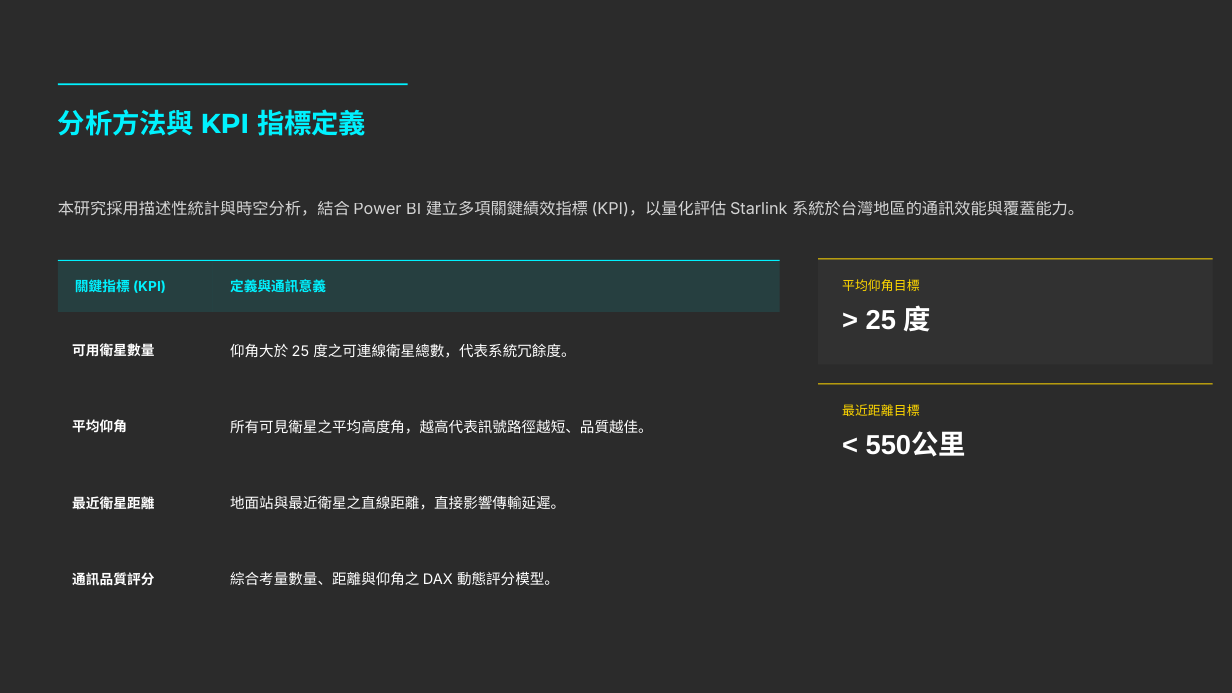
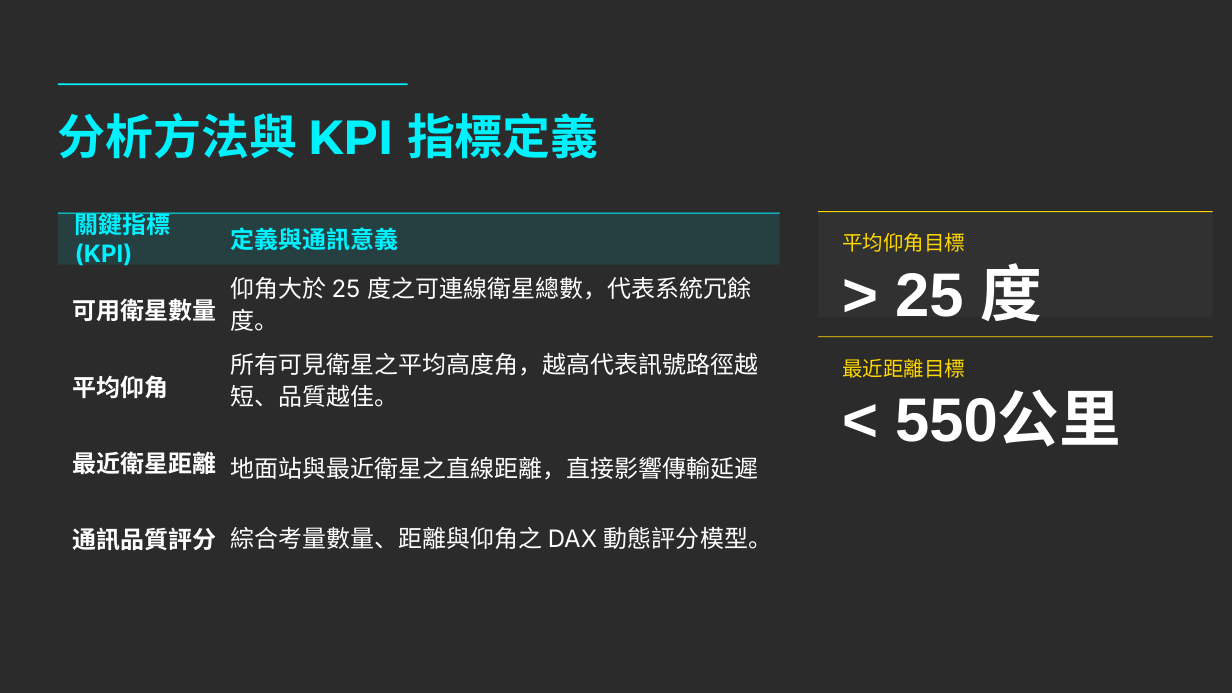
Before and after one commit to lai9422/114-2Fin, a slide deck: slide 6 of 112111119_賴俊升.pptx. Drawn at 1232x693 pixels with LibreOffice and Linux fonts; fonts in the diff are those of the drawing; background and template pictures are left out; a plain dark background stands for a picture behind light text. Boxes give left, top, right and bottom in pixels: in the first picture for what was removed or moved away, otherwise in the second. Text is boxed around its words. In the diff, an @@ line names an element or a change of style, - is before the commit and + after.

```diff
--- a/112111119_賴俊升.pptx
+++ b/112111119_賴俊升.pptx
@@ text "分析方法與 KPI 指標定義" at (58,113,598,159): size 16 to 28 pt @@
@@ text "關鍵指標 (KPI)": place and size @@
-text "關鍵指標 (KPI)" at (75,278,166,296)
+text "關鍵指標 (KPI)" at (75,209,171,265)
@@ text removed at (58,201,1084,216) @@
-本研究採用描述性統計與時空分析，結合 Power BI 建立多項關鍵績效指標 (KPI)，以量化評估 Starlink 系統於台灣地區的通訊效能與覆蓋能力。
@@ text "定義與通訊意義": place and size @@
-text "定義與通訊意義" at (230,279,326,292)
+text "定義與通訊意義" at (230,227,398,250)
@@ rectangle: place and size @@
-rectangle at (818,259,1212,260)
+rectangle at (818,211,1212,212)
@@ rectangle: place and size @@
-rectangle at (818,259,1212,365)
+rectangle at (818,211,1212,317)
@@ text "平均仰角目標": place and size @@
-text "平均仰角目標" at (842,279,920,291)
+text "平均仰角目標" at (842,232,965,252)
@@ text "平均仰角目標" at (842,232,965,252): size 7.5 to 12 pt @@
@@ text "仰角大於 25 度之可連線衛星總數，代表系統冗餘度。": place and size @@
-text "仰角大於 25 度之可連線衛星總數，代表系統冗餘度。" at (230,344,575,358)
+text "仰角大於 25 度之可連線衛星總數，代表系統冗餘度。" at (230,277,751,331)
@@ text "> 25 度": place and size @@
-text "> 25 度" at (866,305,931,332)
+text "> 25 度" at (895,263,1043,322)
@@ text "> 25 度" at (895,263,1043,322): size 16 to 36 pt @@
@@ text "可用衛星數量": place and size @@
-text "可用衛星數量" at (72,343,154,356)
+text "可用衛星數量" at (72,298,216,321)
@@ size 8.5 to 14 pt in 3 elements at (230,527,772,549), (230,277,751,331), (230,353,758,407) @@
@@ text "所有可見衛星之平均高度角，越高代表訊號路徑越短、品質越佳。": place and size @@
-text "所有可見衛星之平均高度角，越高代表訊號路徑越短、品質越佳。" at (230,419,653,434)
+text "所有可見衛星之平均高度角，越高代表訊號路徑越短、品質越佳。" at (230,353,758,407)
@@ 5 rectangles: place and size @@
-5 rectangles at (58,260,1212,384)
+5 rectangles at (58,213,1212,338)
@@ text "最近距離目標" at (842,358,965,378): size 7.5 to 12 pt @@
@@ text "最近距離目標": place and size @@
-text "最近距離目標" at (842,404,920,416)
+text "最近距離目標" at (842,358,965,378)
@@ text "平均仰角": place and size @@
-text "平均仰角" at (72,419,127,433)
+text "平均仰角" at (72,375,168,398)
@@ text "< 550公里" at (895,392,1121,447): size 16 to 36 pt @@
@@ text "< 550公里": place and size @@
-text "< 550公里" at (866,433,966,457)
+text "< 550公里" at (895,392,1121,447)
@@ size 8 to 14 pt in 6 elements at (230,227,398,250), (75,209,171,265), (72,375,168,398), (72,528,216,550), (72,298,216,321), (72,451,216,474) @@
@@ text "最近衛星距離": place and size @@
-text "最近衛星距離" at (72,494,154,512)
+text "最近衛星距離" at (72,451,216,474)
@@ text at (230,456,758,480): text changed; size 8.5 to 14 pt @@
-地面站與最近衛星之直線距離，直接影響傳輸延遲。
+地面站與最近衛星之直線距離，直接影響傳輸延遲
@@ text "綜合考量數量、距離與仰角之 DAX 動態評分模型。": place and size @@
-text "綜合考量數量、距離與仰角之 DAX 動態評分模型。" at (230,571,559,585)
+text "綜合考量數量、距離與仰角之 DAX 動態評分模型。" at (230,527,772,549)
@@ text "通訊品質評分": place and size @@
-text "通訊品質評分" at (72,572,154,585)
+text "通訊品質評分" at (72,528,216,550)
```
Also in this commit, not shown: 7 other slides changed, 1 slide added, 2 slides removed, 2 other files.
